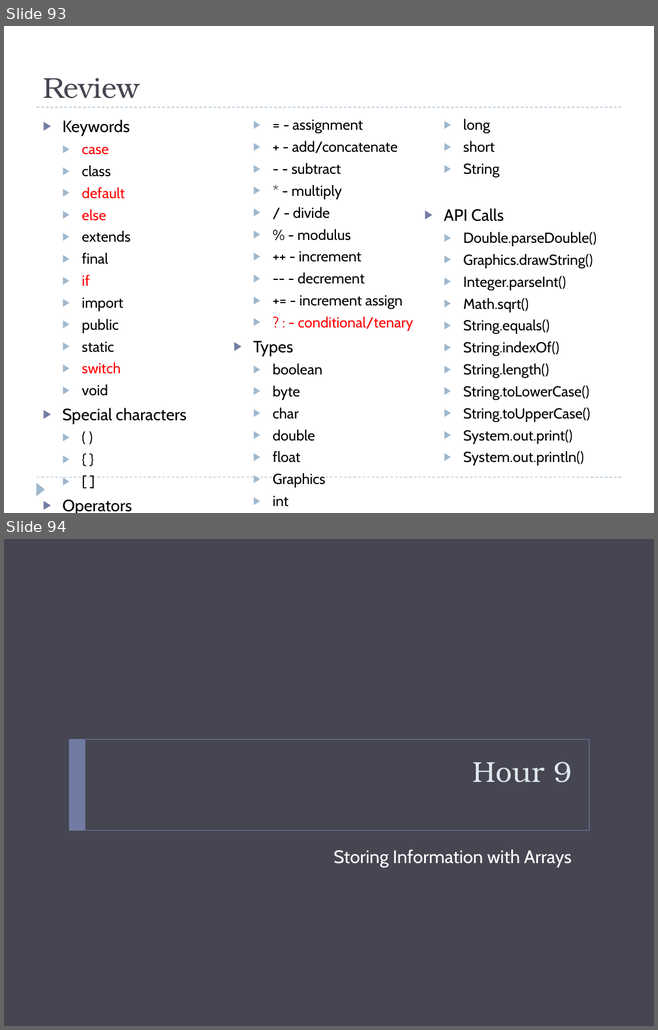
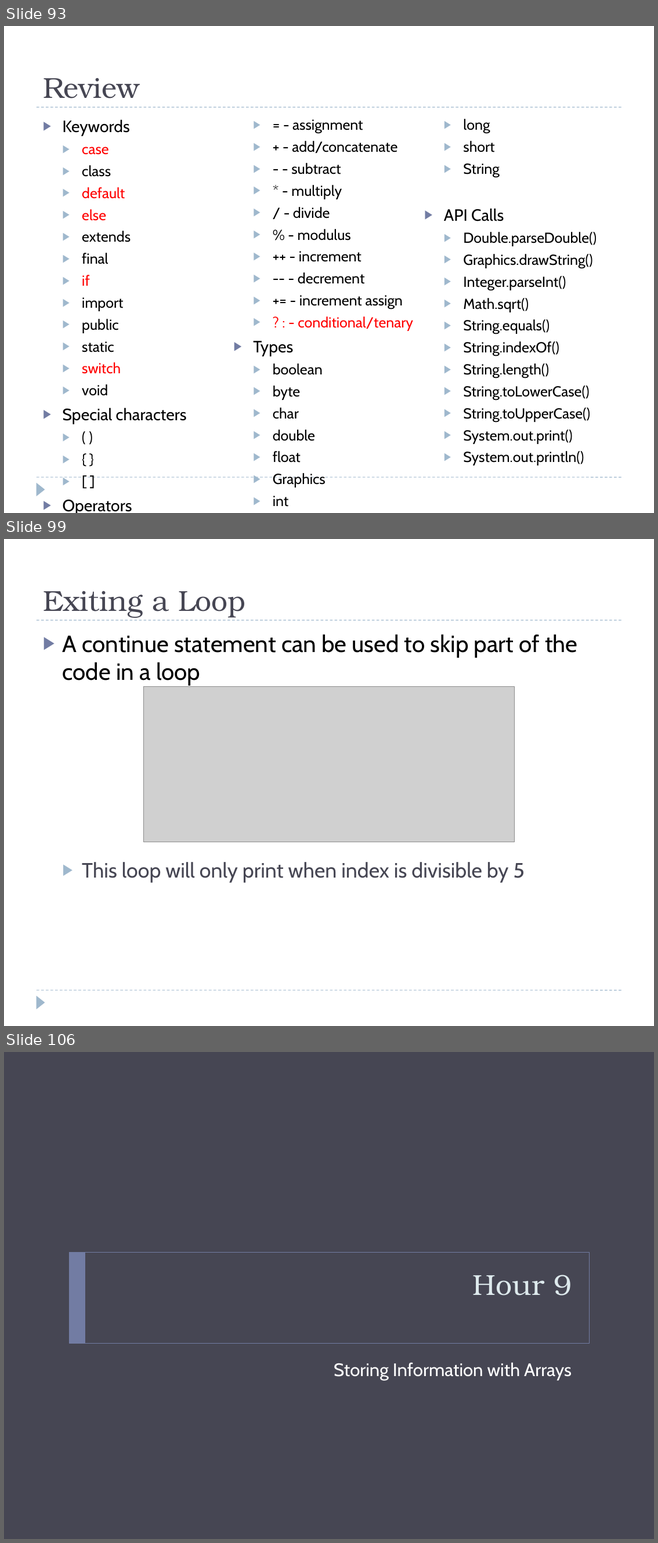
Before and after one commit to bcraig108/JavaClass_2013_Summer, a slide deck: Introduction to Java Programming.pptx. Shown one above the other, each under a label of ours: slides 93 and 94 before the commit, slides 93, 99 and 106 after it; the slides between them are not shown. The pictures are 658x1030 and 658x1543 pixels, drawn with LibreOffice and Linux fonts; fonts in the diff are those of the drawing; grey boxes stand for pictures; background and template pictures are left out. Boxes give left, top, right and bottom in pixels: in the first picture for what was removed or moved away, otherwise in the second. Text is boxed around its words. In the diff, an @@ line names an element or a change of style, - is before the commit and + after.

```diff
--- a/Introduction to Java Programming.pptx
+++ b/Introduction to Java Programming.pptx
@@ slide 99 added at <box>4,539,654,1026</box>, background #FFFFFF; not listed: 3 template elements that a slide beside it also shows @@
@@ title added at <box>43,591,245,618</box>, 32 pt, text #464653 @@
+Exiting a Loop
@@ text added at <box>63,634,577,882</box>, 26 pt, text #000000 @@
+▶ A continue statement can be used to skip part of the code in a loop
+  ▶ This loop will only print when index is divisible by 5
@@ picture added at <box>144,687,514,842</box> @@
@@ what was slide 94 is now slide 106 @@
```
Also in this commit, not shown: 12 other slides added, 1 slide removed, 1 other file.
